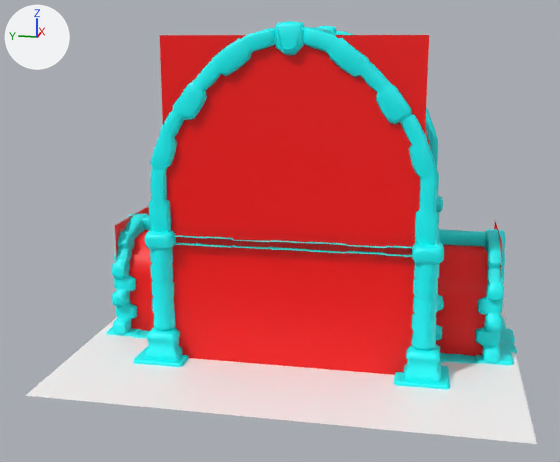
Before and after pictures for a commit that changed the FBX model RogueLike/Assets/Environment/Rooms/Hallways/Hallway_DeadEnd_2.fbx.
Camera for both pictures: a 50 mm lens placed at (-21.96, -3.55, 8.44), pointed at (-0.47, 0.75, 3.07). The axes (+X, +Y, +Z) are drawn at upper left. The lights are the same throughout. Where no turn or scale is listed for an object, it has been applied to the vertices. Vertices at the same position are counted once.
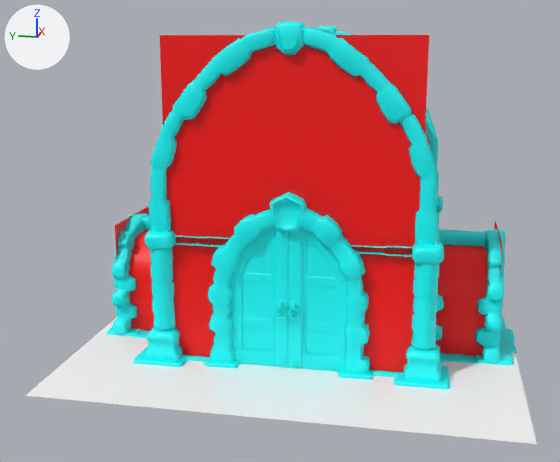
Where the newer file only moved an object's origin or applied its transform, the numbers keep the older frame.

Changed parts and their boxes [x1, y1, x2, y2] in the pictures (560 x 462 px):
'SM_WoodenDoor_2:polySurface322', added (cyan)
    after: [230, 226, 347, 372]
part 1 of me_mesh_002, added
    after: [338, 369, 373, 380]
part 2 of me_mesh_002, added
    after: [204, 357, 239, 368]
part 3 of me_mesh_002, added (cyan)
    after: [208, 192, 370, 373]
part 4 of me_mesh_002, added
    after: [373, 370, 397, 377]
part 5 of me_mesh_002, added
    after: [187, 355, 209, 362]
part 6 of me_mesh_002, deleted
    before: [234, 240, 346, 254]

The change in detail:
Material 'lambert67' (mat_lambert67) is new.
Its base color is (0.0, 1.0, 1.0) (cyan #00ffff).
me_mesh_002 is used by ob_polysurface279; location (1.52, -0.11, 4.4).
me_mesh_002 had 8702 vertices, 16224 faces and spanned x -5.17..4.53, y -5.97..5.97, z -4.48..4.48.
me_mesh_002 now has 9600 vertices, 17944 faces and spans x -5.17..4.53, y -5.97..5.97, z -4.48..4.48.
me_mesh_002 part 1: the loose piece of 33 vertices spanning x -2.35..-1.47, y -5.95..-5.04, z -4.48..-4.33 is copied, and the copy is moved by (-2.61, 3.79, 0.04); it spans x -4.96..-4.08, y -2.16..-1.25, z -4.43..-4.29.
me_mesh_002 part 2: the loose piece of 33 vertices spanning x -2.35..-1.47, y 4.98..5.89, z -4.48..-4.33 is copied, and the copy is moved by (-2.61, -3.54, 0.04); it spans x -4.96..-4.08, y 1.44..2.35, z -4.43..-4.29.
me_mesh_002 part 3: a new loose piece of 810 vertices spanning x -4.89..-4.12, y -2.05..2.24, z -4.44..0.33, in mat_lambert3 (cyan #00ffff).
me_mesh_002 part 4: a new loose piece of 26 vertices spanning x -4.68..-4.29, y -2.85..-2.06, z -4.44..-4.32, in mat_lambert3 (cyan #00ffff).
me_mesh_002 part 5: a new loose piece of 26 vertices spanning x -4.68..-4.29, y 2.18..2.97, z -4.44..-4.32, in mat_lambert3 (cyan #00ffff).
Part 6, on me_mesh_002:
30 vertices are removed from x -4.68..-4.4, y -0.41..0.67, z -1.16..-0.94.
60 faces are deleted.
Mesh me_mesh_002_1 is new.
It has 1632 vertices, 2628 faces and spans x -0.32..0.32, y -1.64..1.64, z -0.01..3.97.
It uses material mat_lambert67 (cyan #00ffff).
Object 'SM_WoodenDoor_2:polySurface322' (ob_sm_woodendoor_2_polysurface322) is new; it shows me_mesh_002_1.
Its location is (-2.98, 0.0, 0.0).
